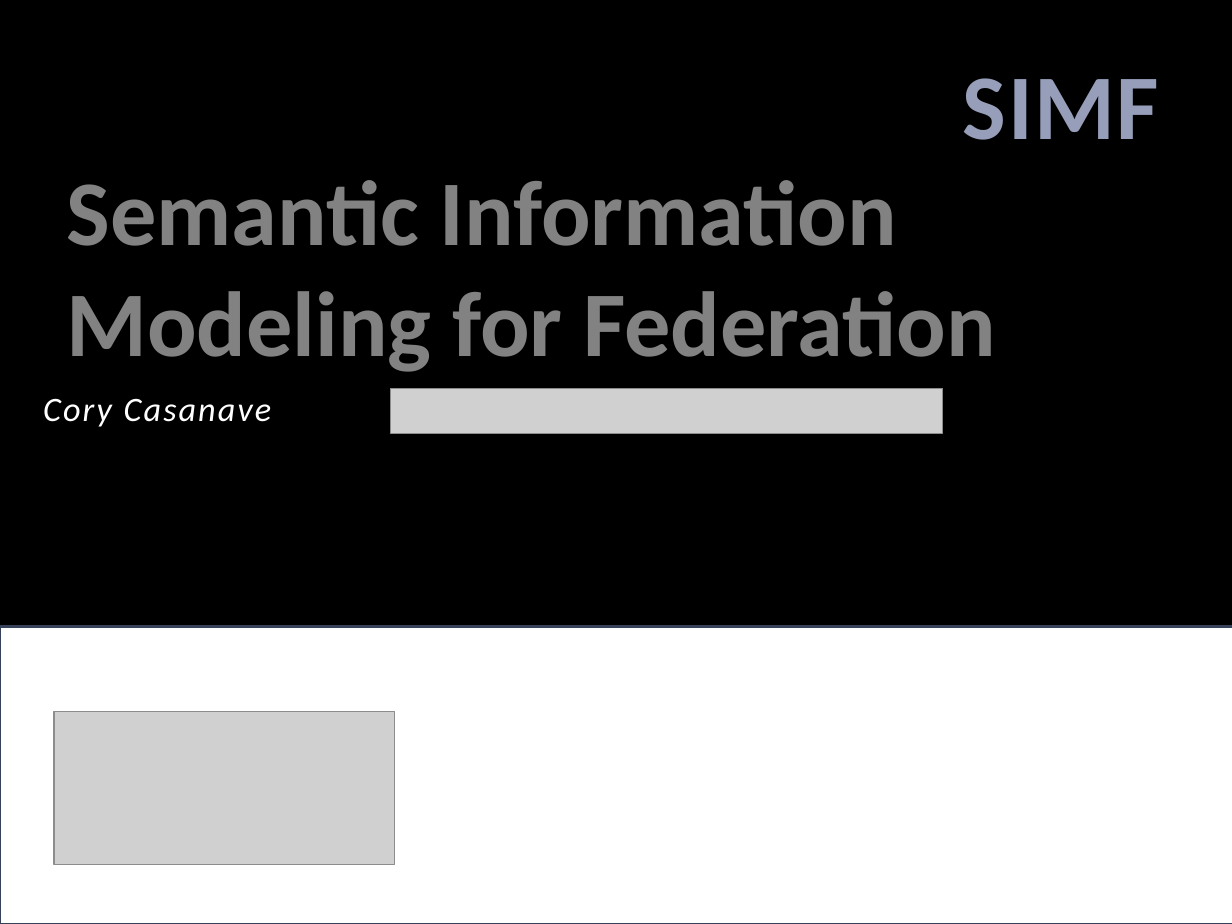
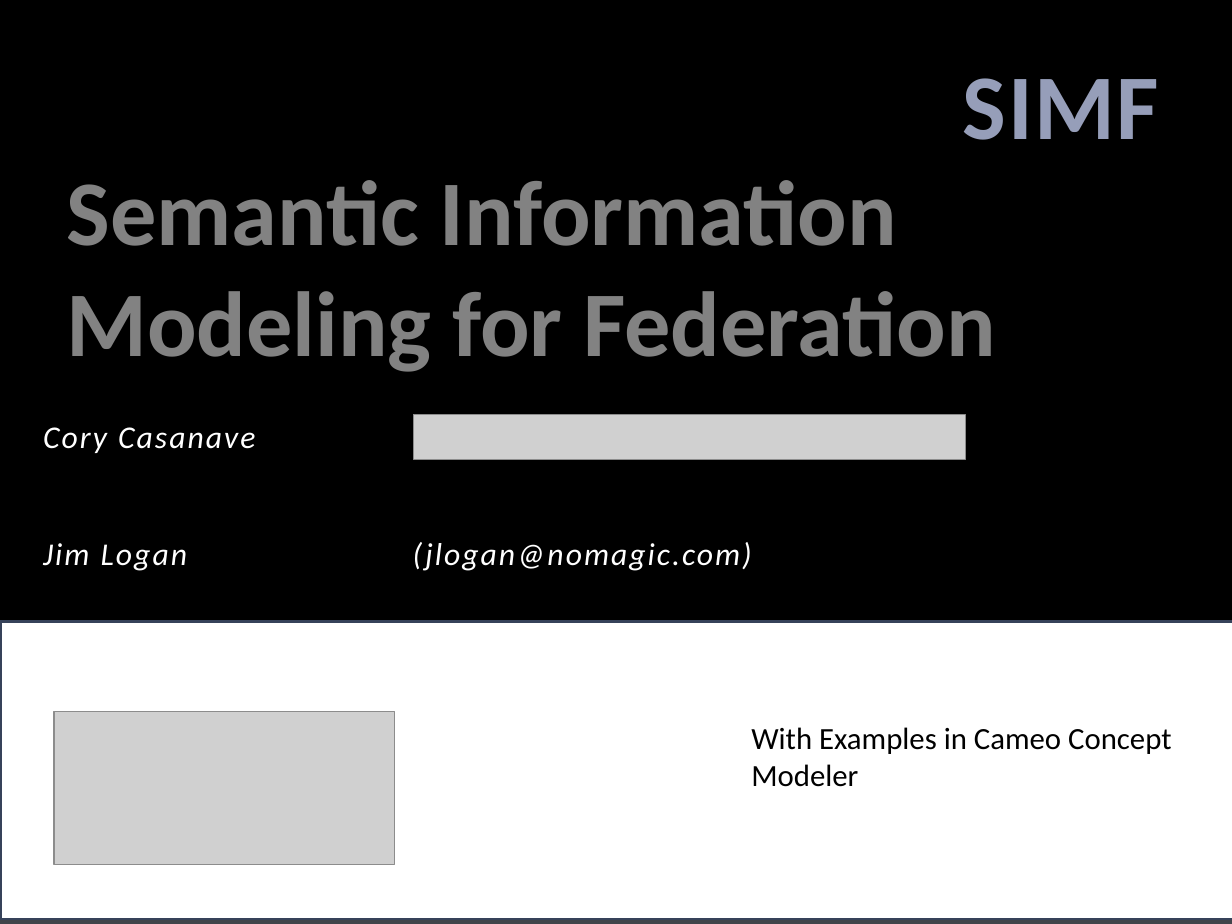
Before and after one commit to ModelDriven/SIMF, a slide deck: slide 1 of Presentations/SIMF_OMG_201606.pptx. Drawn at 1232x924 pixels with LibreOffice and Linux fonts; fonts in the diff are those of the drawing; grey boxes stand for pictures; background and template pictures are left out. Boxes give left, top, right and bottom in pixels: in the first picture for what was removed or moved away, otherwise in the second. Text is boxed around its words. In the diff, an @@ line names an element or a change of style, - is before the commit and + after.

```diff
--- a/Presentations/SIMF_OMG_201606.pptx
+++ b/Presentations/SIMF_OMG_201606.pptx
@@ subtitle "Cory Casanave": place and size @@
-subtitle "Cory Casanave" at <box>43,398,271,427</box>
+subtitle "Cory Casanave" at <box>43,427,752,571</box>
@@ picture: place and size @@
-picture at <box>391,388,942,432</box>
+picture at <box>414,415,966,460</box>
@@ subtitle at <box>43,427,255,453</box>: size 20 to 18.5 pt in "Cory Casanave" @@
@@ subtitle at <box>43,542,752,571</box>: paragraph added @@
+Jim Logan (jlogan@nomagic.com)
@@ rectangle: place and size @@
-rectangle at <box>0,626,1232,924</box>
+rectangle at <box>0,621,1232,919</box>
@@ text added at <box>751,727,1171,787</box>, 18 pt, text #000000 @@
+With Examples in Cameo Concept Modeler
```
Also in this commit, not shown: 2 other slides changed, 1 slide added.
